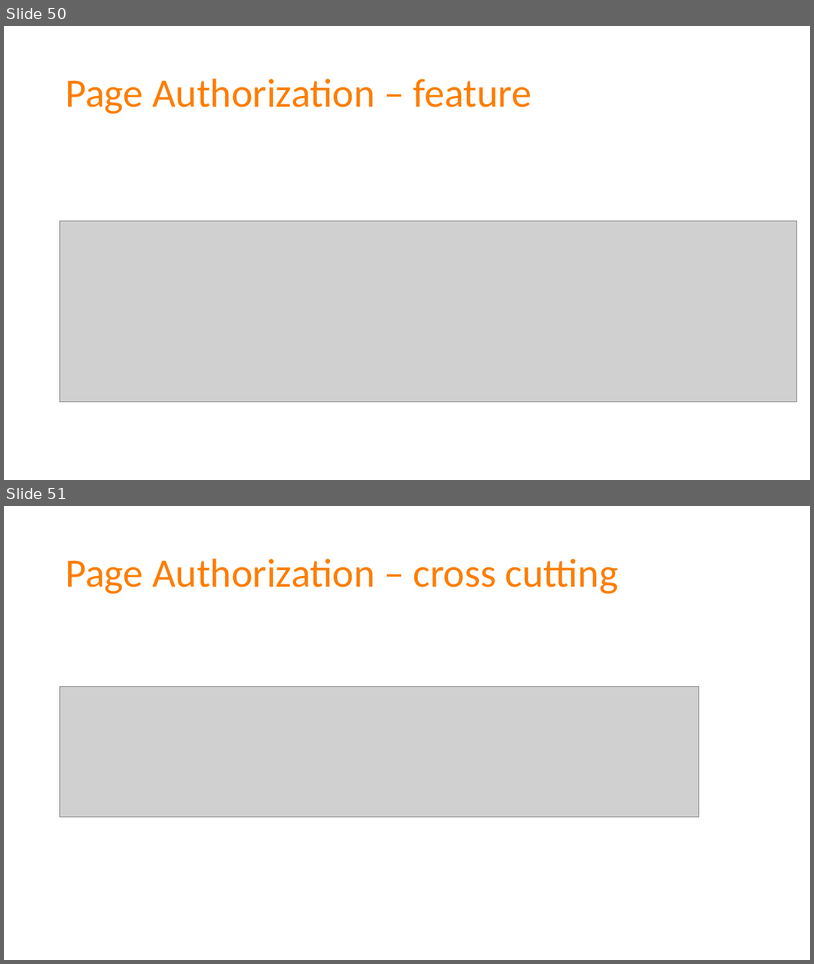
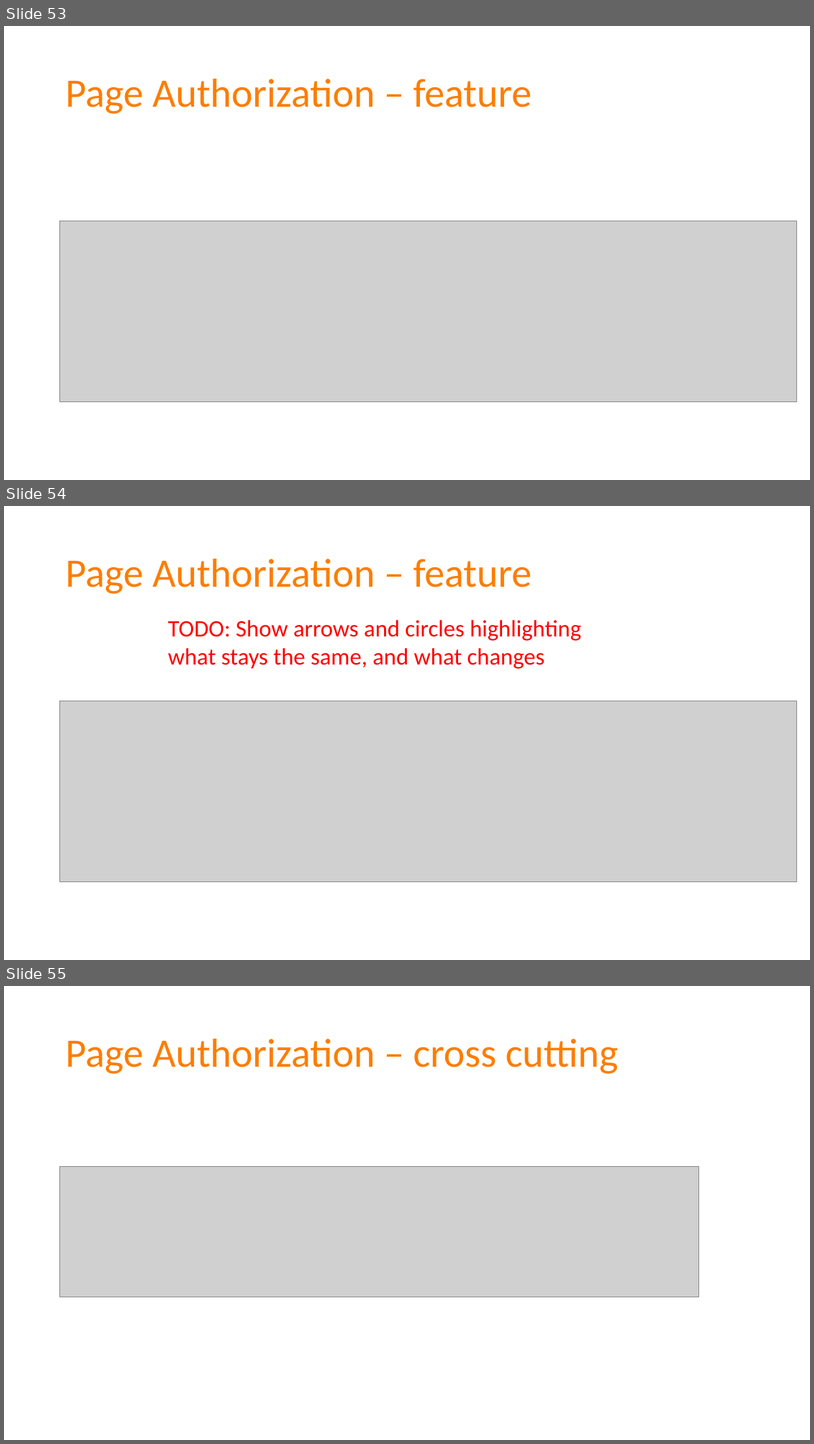
Before and after one commit to spetryjohnson/Talk---Dont-Write-Secure-Code-Design-Secure-Systems, a slide deck: Secure Systems - CodeMash 2017.pptx. Shown one above the other, each under a label of ours: slides 50 and 51 before the commit, slides 53, 54 and 55 after it. The pictures are 814x964 and 814x1444 pixels, drawn with LibreOffice and Linux fonts; fonts in the diff are those of the drawing; grey boxes stand for pictures. Boxes give left, top, right and bottom in pixels: in the first picture for what was removed or moved away, otherwise in the second. Text is boxed around its words. In the diff, an @@ line names an element or a change of style, - is before the commit and + after.

```diff
--- a/Secure Systems - CodeMash 2017.pptx
+++ b/Secure Systems - CodeMash 2017.pptx
@@ slide 54 added at (4, 506, 810, 960), background #FFFFFF @@
@@ title added at (65, 559, 532, 594), 48 pt, text #FD7D00 @@
+Page Authorization – feature
@@ text added at (168, 620, 581, 669), 28 pt, text #FF0000 @@
+TODO: Show arrows and circles highlighting what stays the same, and what changes
@@ picture added at (59, 701, 797, 882) @@
@@ what was slide 50 is now slide 53 @@
@@ what was slide 51 is now slide 55 @@
```
Also in this commit, not shown: 3 other slides added, 1 other file.
